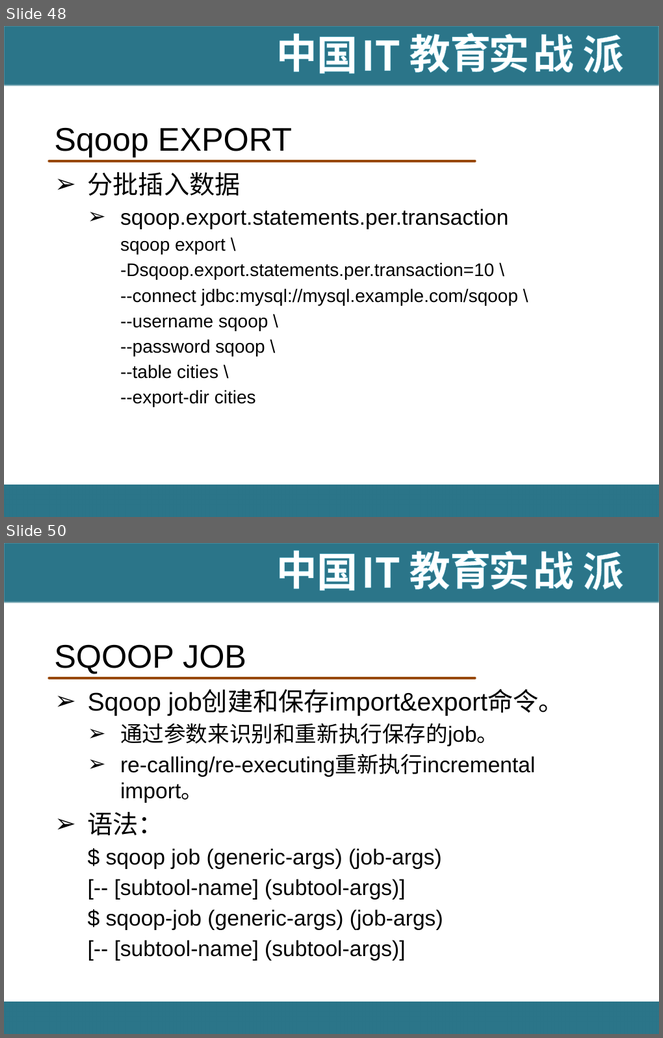
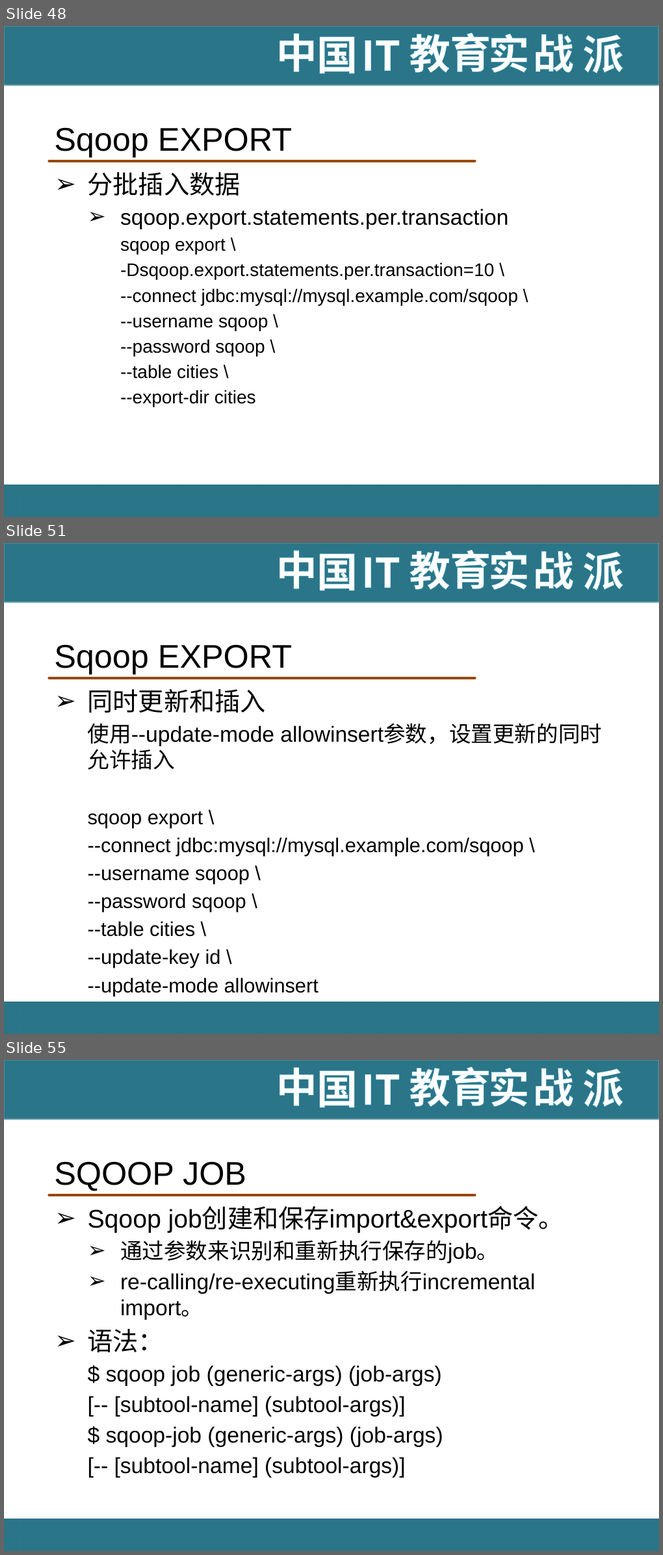
Before and after one commit to hanningxiao/BigData, a slide deck: [IT18掌www.it18zhang.com]Sqoop.pptx. Shown one above the other, each under a label of ours: slides 48 and 50 before the commit, slides 48, 51 and 55 after it; the slides between them are not shown. The pictures are 663x1038 and 663x1555 pixels, drawn with LibreOffice and Linux fonts; fonts in the diff are those of the drawing; background and template pictures are left out. Boxes give left, top, right and bottom in pixels: in the first picture for what was removed or moved away, otherwise in the second. Text is boxed around its words. In the diff, an @@ line names an element or a change of style, - is before the commit and + after.

Commit message:
update Sqoop

```diff
--- a/[IT18掌www.it18zhang.com]Sqoop.pptx
+++ b/[IT18掌www.it18zhang.com]Sqoop.pptx
@@ slide 51 added at [4,543,659,1034], background #FFFFFF; not listed: 11 template elements that a slide beside it also shows @@
@@ title added at [54,644,292,674], 36 pt, text #000000 @@
+Sqoop EXPORT
@@ text added at [88,689,602,996], 22 pt, text #000000 @@
+➢ 同时更新和插入
+  使用--update-mode allowinsert参数，设置更新的同时允许插入
+  sqoop export \
+  --connect jdbc:mysql://mysql.example.com/sqoop \
+  --username sqoop \
+  --password sqoop \
+  --table cities \
+  --update-key id \
+  --update-mode allowinsert
@@ what was slide 50 is now slide 55 @@
```
Also in this commit, not shown: 1 slide changed, 12 other slides added.
